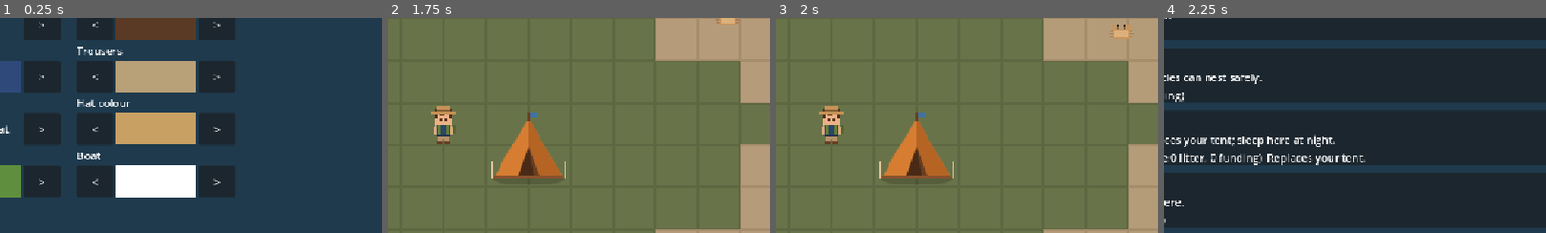
Above: before the commit, frames 1-4 (left to right).
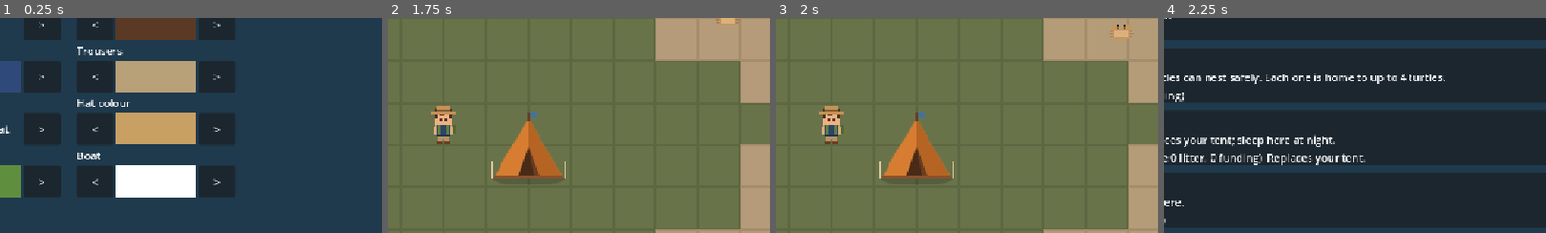
Above: after the commit, the same moments.

Repository: detronics-apps/ocean-haven
Game: Godot game, scene res://scenes/world/ocean_world.tscn
The game is run twice, just before and just after one commit, with the same random seed, the same clock (stepped at 60 frames per second) and the same inputs.
Inputs:
- Up to frame 1 (0.25 s): no input
- Up to frame 2 (1.75 s): click "Let's go!" at 0.5 s; click "Place" at 1.25 s
- Up to frame 3 (2 s): no input
- Up to frame 4 (2.25 s): click "Build" at 2 s
The pictures show only the part of the screen within x 43-93%, y 20-70%; the shares and areas given below are measured in that part.

Frames 1-3 are identical in both runs. In frame 4, 0.8% of the frame differs, in the area x 26-74%, y 25-31%.

Commit message:
Limit protection areas; each holds 4 turtles, extra hatchlings leave
- At most 3 Turtle Protection Areas (max_count); the Build menu says
  when you've built as many as you can.
- Each area is home to up to 4 turtles (animal_capacity); the island
  holds as many as your areas have room for. Hatchlings beyond that
  still hatch and count in the Journal, but swim straight out to the
  open ocean ('swimming frenzy') and leave the play area.
- Leaving hatchlings aren't saved.

Co-Authored-By: Claude Opus 5.5 <noreply@anthropic.com>

Diff:
--- a/data/buildings/turtle_protection_area.tres
+++ b/data/buildings/turtle_protection_area.tres
@@ -7,11 +7,13 @@
 script = ExtResource("1_akafq")
 id = &"turtle_protection_area"
 display_name = "Turtle Protection Area"
-description = "A fenced, quiet spot on the beach where sea turtles can nest safely."
+description = "A fenced, quiet spot on the beach where sea turtles can nest safely. Each one is home to up to 4 turtles."
 order = 1
 texture = ExtResource("2_5jcrs")
 terrain = PackedStringArray("sand")
 cost_litter = 5
 visitors = 20
 visitors_per_animal = 10
+max_count = 3
+animal_capacity = 4
 fact = "Protecting nesting beaches gives turtle eggs a safer start. The fence posts are made from the plastic you collected!"
--- a/scripts/animals/animal.gd
+++ b/scripts/animals/animal.gd
@@ -18,6 +18,8 @@
 const LAY_SECONDS := 6.0
 ## Physics layers: sea animals are blocked by land, land animals by water.
 const WATER_LAYER := 1
+## Leaving hatchlings are gone once this far from the middle of the world.
+const OPEN_OCEAN_DISTANCE := 900.0
 const LAND_LAYER := 4
 const NEST_SCENE := "res://scenes/animals/nest.tscn"
 
@@ -30,6 +32,8 @@
 @export var tangle_item: ItemData
 ## A hatchling: smaller, and doesn't nest.
 @export var young := false
+## A hatchling with no room at home: once in the water it swims off into the open ocean.
+@export var leaving := false
 ## Day this animal last nested (spaces nests out by nest_interval_days).
 var last_nest_day := -99
 
@@ -102,6 +106,9 @@
 func _physics_process(delta: float) -> void:
 	if _state == State.CRAWL or _state == State.LAY:
 		_nesting(delta)
+		return
+	if leaving:
+		_swim_out_to_sea()
 		return
 	_react_to_ranger(delta)
 	_maybe_nest()
@@ -317,8 +324,23 @@
 	crawl_to_sea()
 
 
+## The hatchling "swimming frenzy": straight out to sea, away from the island,
+## until it's out of the play area.
+func _swim_out_to_sea() -> void:
+	if global_position.length() > OPEN_OCEAN_DISTANCE:
+		queue_free()
+		return
+	collision_mask = 0  # heading away from the island, so nothing's in the way
+	velocity = global_position.normalized() * data.swim_speed * 2.0
+	move_and_slide()
+	_face(velocity)
+
+
 func _settle_in_water() -> void:
 	collision_mask = _land_mask
+	if leaving:
+		_state = State.SWIM
+		return
 	if young:
 		_home = global_position
 	_rest(data.rest_min)
--- a/scripts/animals/animal_data.gd
+++ b/scripts/animals/animal_data.gd
@@ -50,7 +50,5 @@
 @export var incubation_days := 1.0
 ## Young that hatch from one nest (a game-sized stand-in for the real clutch).
 @export var hatchlings := 3
-## No more hatch once there are this many of the species.
-@export var max_population := 8
 @export_multiline var nest_fact: String
 @export_multiline var hatch_fact: String
--- a/scripts/animals/nest.gd
+++ b/scripts/animals/nest.gd
@@ -1,7 +1,9 @@
 class_name Nest
 extends Node2D
-## Eggs buried in a protected beach. Once incubated they hatch at night; the
-## hatchlings crawl to the sea and join the population (up to its maximum).
+## Eggs buried in a protected beach. Once incubated they hatch at night and the
+## hatchlings crawl to the sea. As many stay as the protected areas have room for
+## (BuildingData.animal_capacity); the rest swim off into the open ocean. Every
+## hatchling counts in the Journal either way.
 
 # ponytail: all species share one animal scene; give AnimalData a scene when one needs its own.
 const ANIMAL_SCENE := "res://scenes/animals/animal.tscn"
@@ -21,19 +23,30 @@
 
 
 func hatch() -> void:
-	var count := clampi(species.hatchlings, 0, species.max_population - _population())
+	var room := capacity(get_tree(), species) - population(get_tree(), species)
 	var world := get_parent()
-	for i in count:
+	for i in species.hatchlings:
 		var baby: Node2D = load(ANIMAL_SCENE).instantiate()
 		baby.set("data", species)
 		baby.set("young", true)
+		baby.set("leaving", i >= room)
 		baby.position = position + Vector2(randf_range(-10.0, 10.0), randf_range(-6.0, 6.0))
 		world.add_child(baby)
 		baby.call("crawl_to_sea")
-	Journal.record_hatch(species, count)
+	Journal.record_hatch(species, species.hatchlings)
 	queue_free()
 
 
-func _population() -> int:
-	return get_tree().get_nodes_in_group("animals").filter(
-		func(a: Node) -> bool: return a.get("data") == species).size()
+## How many of `species` the protected areas it nests in can hold.
+static func capacity(tree: SceneTree, species: AnimalData) -> int:
+	var total := 0
+	for building: Building in tree.get_nodes_in_group("buildings"):
+		if building.data.id == species.nest_building:
+			total += building.data.animal_capacity
+	return total
+
+
+## How many of `species` live here now (not counting ones heading out to sea).
+static func population(tree: SceneTree, species: AnimalData) -> int:
+	return tree.get_nodes_in_group("animals").filter(
+		func(a: Node) -> bool: return a.get("data") == species and not a.get("leaving")).size()
--- a/scripts/buildings/build_mode.gd
+++ b/scripts/buildings/build_mode.gd
@@ -69,7 +69,16 @@
 	for other: Building in get_tree().get_nodes_in_group("buildings"):
 		if other.rect().intersects(footprint) and other.data.id != data.replaces:
 			return false
-	return has_requirement(data) and (_free or can_afford(data))
+	return has_requirement(data) and not at_limit(data) and (_free or can_afford(data))
+
+
+## Whether as many of `data` exist as are allowed.
+func at_limit(data: BuildingData) -> bool:
+	var limit := 1 if data.unique else data.max_count
+	if limit <= 0:
+		return false
+	return get_tree().get_nodes_in_group("buildings").filter(
+		func(b: Building) -> bool: return b.data.id == data.id).size() >= limit
 
 
 ## Whether whatever `data` depends on (e.g. a dock) has been built.
--- a/scripts/buildings/building_data.gd
+++ b/scripts/buildings/building_data.gd
@@ -26,6 +26,10 @@
 @export var visitors_per_animal := 0
 ## Only one of these can exist (e.g. your home).
 @export var unique := false
+## At most this many can exist (0 = no limit).
+@export var max_count := 0
+## How many of the animals that nest here it can hold at once (0 = none).
+@export var animal_capacity := 0
 ## Shown in the Build menu but can't be built yet.
 @export var locked := false
 ## Why it's locked / what unlocks it.
--- a/scripts/systems/save_system.gd
+++ b/scripts/systems/save_system.gd
@@ -79,6 +79,8 @@
 	var young: Array[Dictionary] = []
 	var nest_days := {}
 	for animal: Animal in get_tree().get_nodes_in_group("animals"):
+		if animal.leaving:
+			continue  # already heading out to sea
 		if animal.young:
 			young.append({"species": animal.data.id, "pos": [animal.position.x, animal.position.y],
 				"home": [animal.home().x, animal.home().y]})
--- a/scripts/ui/build_menu.gd
+++ b/scripts/ui/build_menu.gd
@@ -27,6 +27,8 @@
 		status = "Coming later: " + data.unlock_hint
 	elif data.unique and _exists(data.id):
 		status = "Already built."
+	elif get_tree().get_first_node_in_group("build_mode").at_limit(data):
+		status = "You've built as many as you can (%d)." % data.max_count
 	elif data.requires and not _exists(data.requires):
 		status = "Build a %s first." % data.requires
 	else:
--- a/tests/test_building.gd
+++ b/tests/test_building.gd
@@ -60,16 +60,27 @@
 	_expect(build_mode.place_at(Vector2i(8, -1)), "sanctuary placed on the east beach")
 	_expect(inventory.total() == 0, "litter used up")
 	_expect(_count_animals() == animals_before, "no turtle spawned by the sanctuary")
+	inventory.add(load("res://data/items/plastic_bottle.tres"), 20)
+	build_mode.start(sanctuary)
+	_expect(build_mode.place_at(Vector2i(-3, 4)), "second protection area")
+	build_mode.start(sanctuary)
+	_expect(build_mode.place_at(Vector2i(2, 4)), "third protection area")
+	build_mode.start(sanctuary)
+	_expect(not build_mode.can_place(sanctuary, Vector2i(-5, -5)), "no more than 3 protection areas")
+	build_mode.cancel()
+	inventory.take(inventory.total())
 
 	# --- Build menu ---
 	var menu: Node = world.get_node("BuildMenu")
-	inventory.add(load("res://data/items/plastic_bottle.tres"), 5)
+	root.get_node("Funding").restore({"balance": 150})
 	menu.open()
 	_expect(paused, "menu pauses the game")
-	_expect(menu.find_child("Entry_turtle_protection_area", true, false).find_child("Build", true, false) != null,
+	_expect(menu.find_child("Entry_dock", true, false).find_child("Build", true, false) != null,
 		"affordable building offers Build")
+	_expect(_entry_text(menu, "Entry_turtle_protection_area").contains("as many as you can"),
+		"protection areas at their limit say so")
 	_expect(menu.find_child("Entry_house", true, false).find_child("Build", true, false) == null,
-		"locked house can't be built yet")
+		"house can't be built without the litter it needs")
 	_expect(menu.find_child("Entry_tent", true, false).find_child("Build", true, false) == null,
 		"only one tent")
 	menu.close()
--- a/tests/test_nesting.gd
+++ b/tests/test_nesting.gd
@@ -62,6 +62,25 @@
 	var all_in_sea := young.all(func(a: Node2D) -> bool: return _terrain(a.global_position) in ["water", ""])
 	_expect(all_in_sea, "hatchlings reached the sea")
 
+	# --- The area is full (4 turtles): the next hatchlings head out to sea ---
+	var turtle_data: Resource = load("res://data/animals/green_turtle.tres")
+	var nest: Node2D = load("res://scenes/animals/nest.tscn").instantiate()
+	nest.set("species", turtle_data)
+	nest.position = Vector2(288, 0)
+	world.add_child(nest)
+	nest.hatch()
+	await physics_frame
+	var leavers := get_nodes_in_group("animals").filter(func(a: Node) -> bool: return a.leaving)
+	_expect(leavers.size() == 3, "no room: all 3 new hatchlings head for the open ocean")
+	_expect(journal.hatched_count(&"green_turtle") == 6, "they still count as hatchlings (6)")
+	for i in 900:
+		await physics_frame
+		clock.time_of_day = 0.85
+		if get_nodes_in_group("animals").filter(func(a: Node) -> bool: return a.leaving).is_empty():
+			break
+	var turtles := get_nodes_in_group("animals").filter(func(a: Node) -> bool: return a.data == turtle_data)
+	_expect(turtles.size() == 4, "the area keeps 4 turtles; the rest swam out of the play area (%d left)" % turtles.size())
+
 	if not _failed:
 		print("PASS")
 	quit(1 if _failed else 0)
Not shown, added: tests/test_animals.gd.uid
Not shown, changed: CLAUDE.md
